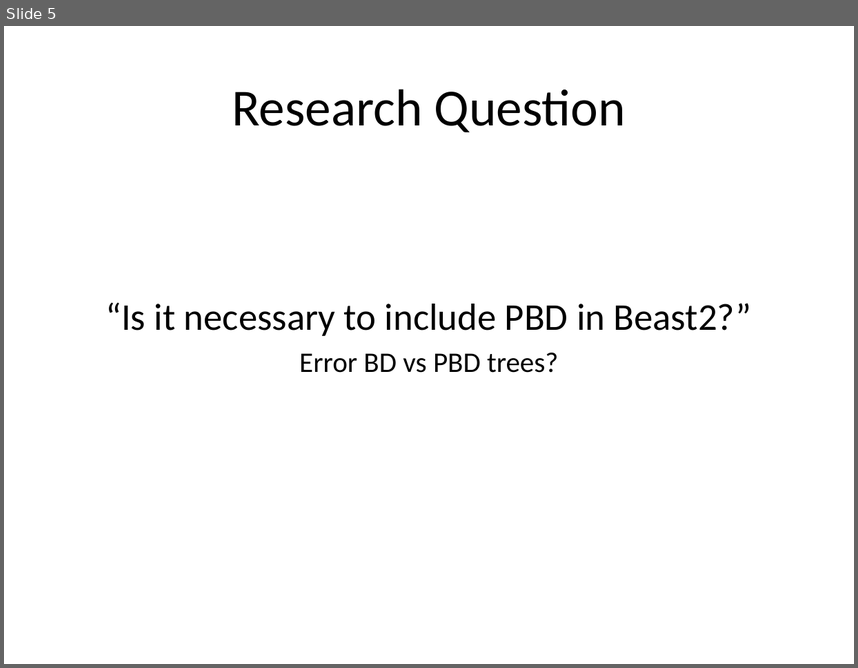
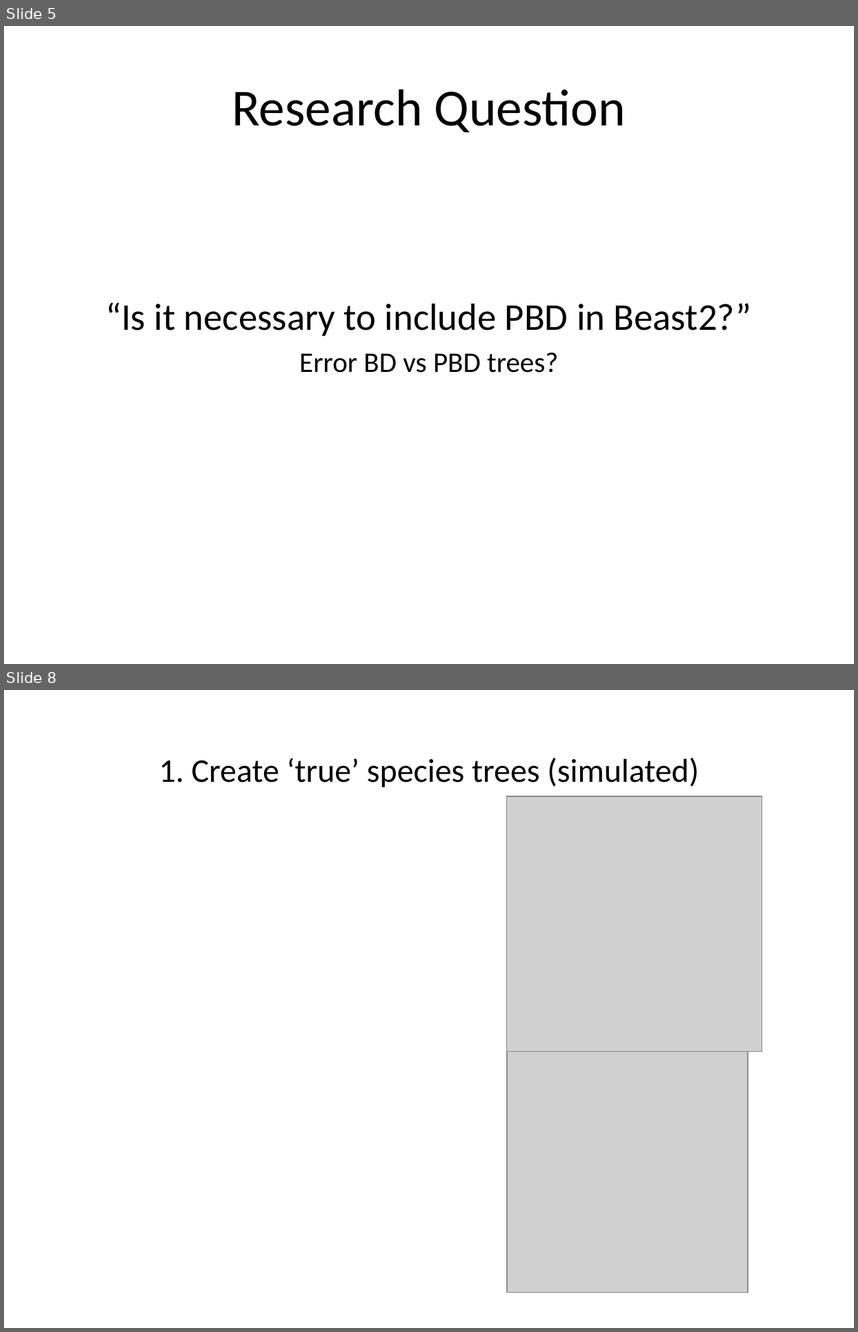
Before and after one commit to richelbilderbeek/Cer2016, a slide deck: doc/Cer2016_Femke Thon & Jolien Gay_V1.0.pptx. Shown one above the other, each under a label of ours: slide 5 before the commit, slides 5 and 8 after it; the slides between them are not shown. The pictures are 858x668 and 858x1332 pixels, drawn with LibreOffice and Linux fonts; fonts in the diff are those of the drawing; grey boxes stand for pictures. Boxes give left, top, right and bottom in pixels: in the first picture for what was removed or moved away, otherwise in the second. Text is boxed around its words. In the diff, an @@ line names an element or a change of style, - is before the commit and + after.

```diff
--- a/doc/Cer2016_Femke Thon & Jolien Gay_V1.0.pptx
+++ b/doc/Cer2016_Femke Thon & Jolien Gay_V1.0.pptx
@@ slide 8 added at bbox=[4, 690, 854, 1328], background #FFFFFF @@
@@ title added at bbox=[159, 758, 699, 787], 28 pt, text #000000 @@
+  1. Create ‘true’ species trees (simulated)
@@ picture added at bbox=[507, 796, 762, 1052] @@
@@ picture added at bbox=[507, 1052, 748, 1292] @@
```
Also in this commit, not shown: 4 slides changed, 4 other slides added, 1 slide removed, 1 other file.
